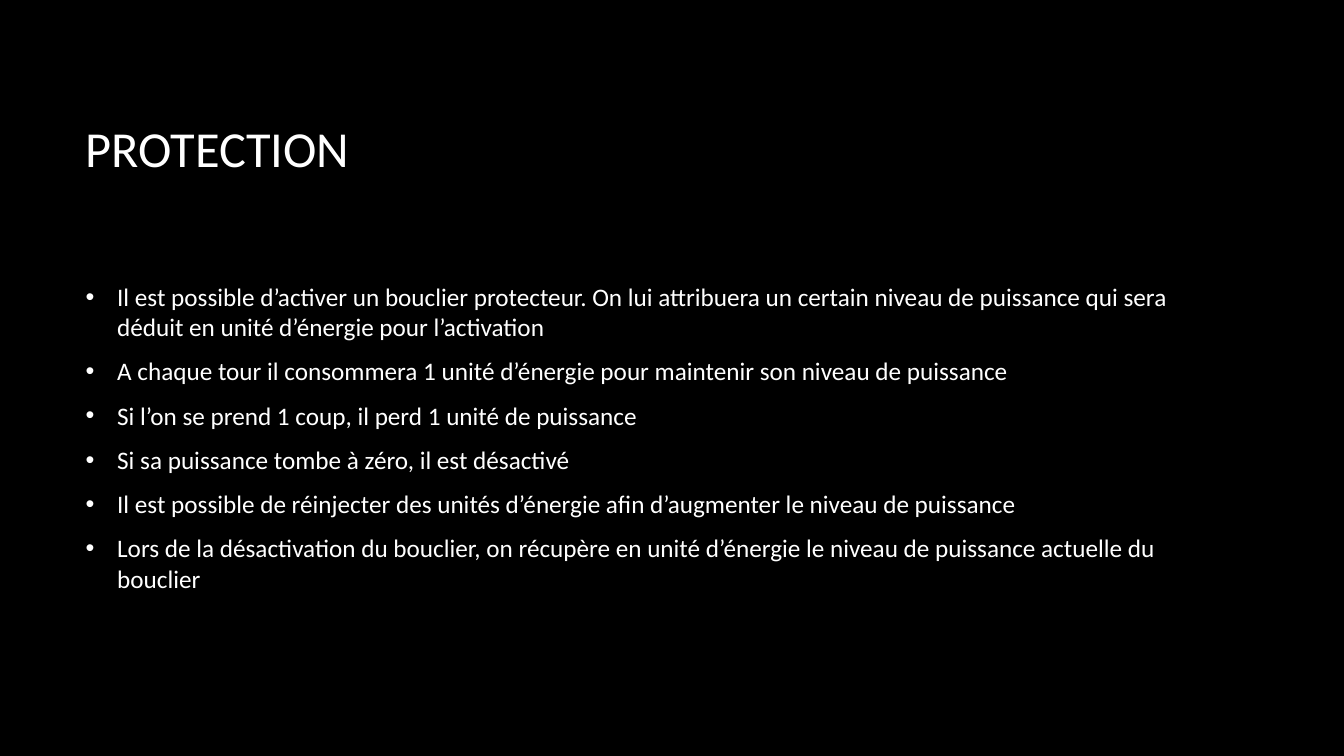
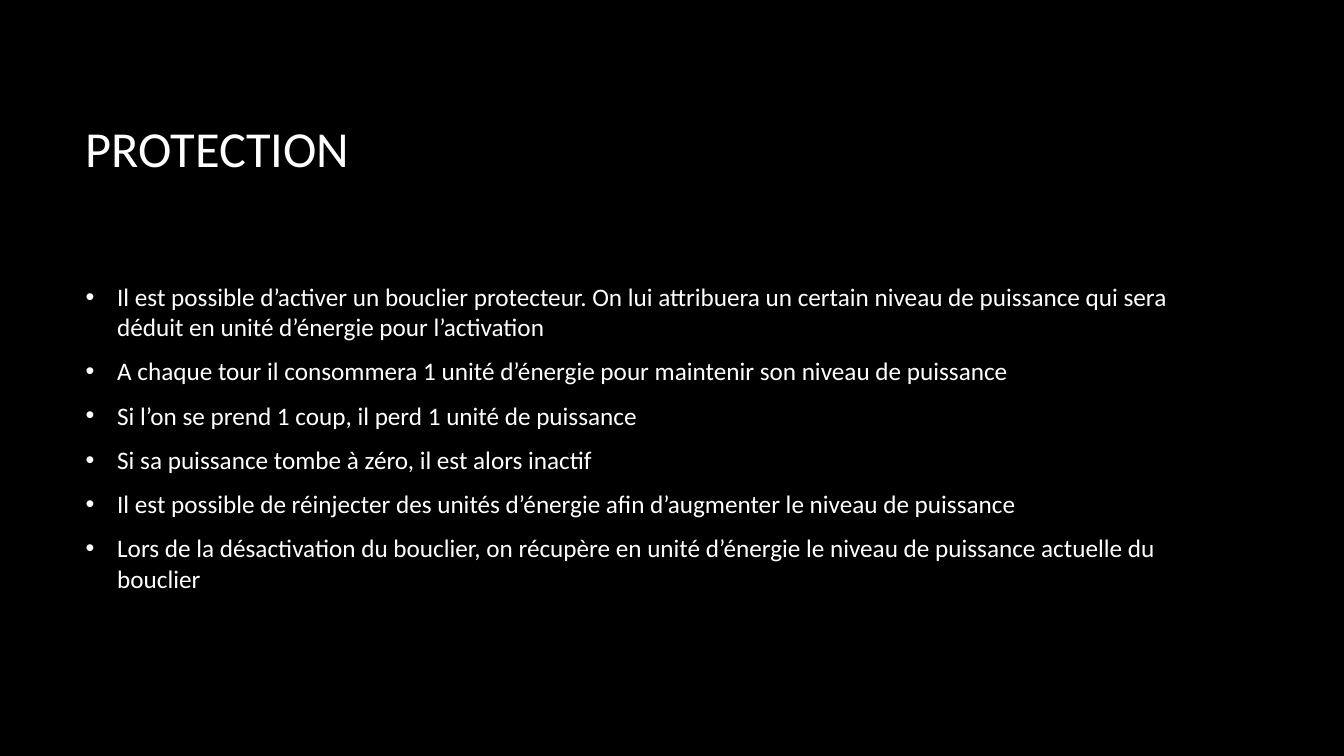
Before and after one commit to BorisFR/BattleIA, a slide deck: slide 15 of Battle IA.pptx. Drawn at 1344x756 pixels with LibreOffice and Linux fonts; fonts in the diff are those of the drawing; background and template pictures are left out. Boxes give left, top, right and bottom in pixels: in the first picture for what was removed or moved away, otherwise in the second. Text is boxed around its words. In the diff, an @@ line names an element or a change of style, - is before the commit and + after.

```diff
--- a/Battle IA.pptx
+++ b/Battle IA.pptx
@@ text at (117,451,591,473): text changed @@
-• Si sa puissance tombe à zéro, il est désactivé
+• Si sa puissance tombe à zéro, il est alors inactif
```
Also in this commit, not shown: 12 other slides changed, 2 slides added, 16 other files.
